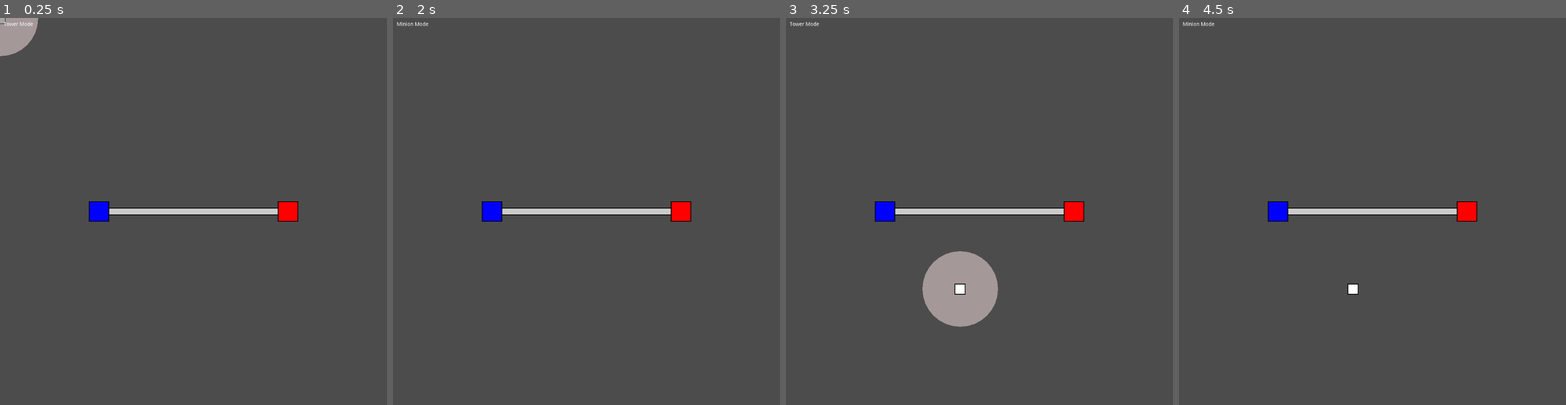
Above: before the commit, frames 1-4 (left to right).
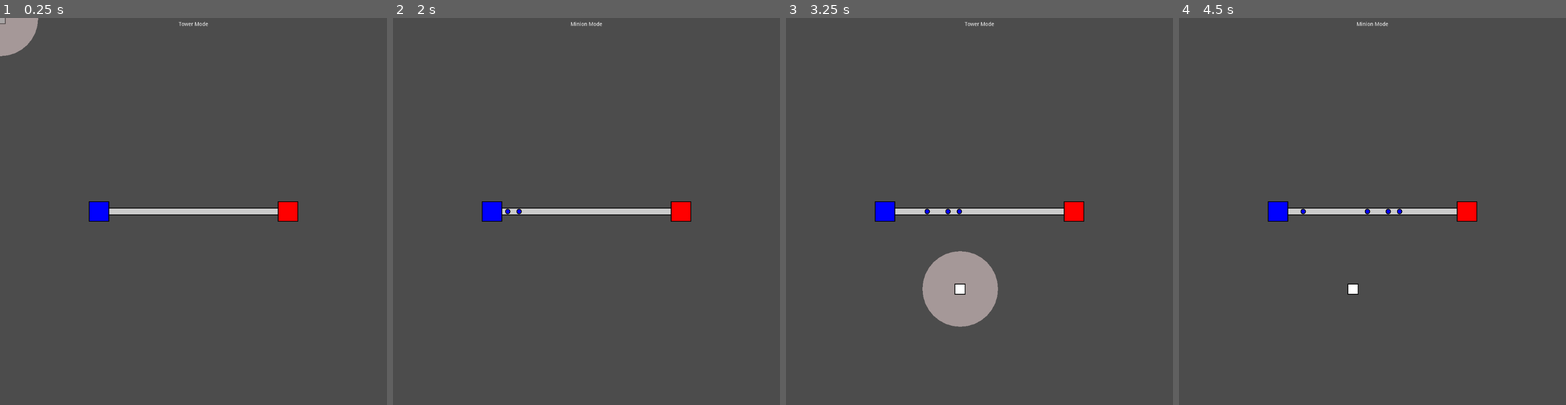
Above: after the commit, the same moments.

Repository: filiperferreira/TowerDeOffense
Game: Godot game, scene res://Game.tscn
Two runs of this game, one before a commit and one after it. Both use one fixed random seed, a clock stepped at 60 frames per second and the inputs below.
Inputs (mouse positions are in pixels of both pictures, inside the frame that each line leads up to):
- Up to frame 1 (0.25 s): no input
- Up to frame 2 (2 s): tap Enter at 0.5 s; move the mouse to (671, 192) at 0.52 s; tap W (W) at 0.6 s; click (671, 192) at 0.8 s; tap Space (space, bound only after the commit) at 1.25, 1.55 s; move the mouse to (509, 230) at 1.27 s; click (509, 230) at 1.35 s
- Up to frame 3 (3.25 s): move the mouse to (1018, 126) at 2.02 s; tap Space (space, bound only after the commit) at 2.1 s; tap W (W) at 2.3 s; move the mouse to (960, 288) at 2.77 s; tap Q (Q) at 2.85 s; click (960, 288) at 3.05 s
- Up to frame 4 (4.5 s): move the mouse to (1488, 269) at 3.52 s; tap W (W) at 3.6 s; tap Space (space, bound only after the commit) at 3.8 s; move the mouse to (1256, 153) at 4.27 s; click (1256, 153) at 4.35 s

The runs differ from the first frame. In frame 1, less than 0.1% of the frame differs, in the area x 1-54%, y 1-3%; in frame 2, 0.1%; in frame 3, 0.1%; in frame 4, 0.2%, in the area x 1-58%, y 1-51%.

Commit message:
Player can now summon minions

Diff:
--- a/Castle.gd
+++ /dev/null
@@ -1,17 +0,0 @@
-extends Node2D
-
-const CASTLE_SIZE = Vector2(70,70)
-const CASTLE_POS = CASTLE_SIZE/2 - CASTLE_SIZE
-const CASTLE_COLOR = Color(1,1,1)
-const CASTLE_OUTLINE_SIZE = Vector2(74,74)
-const CASTLE_OUTLINE_POS = CASTLE_OUTLINE_SIZE/2 - CASTLE_OUTLINE_SIZE
-const CASTLE_OUTLINE_COLOR = Color(0,0,0)
-
-func _draw():
-	draw_rect(Rect2(CASTLE_OUTLINE_POS, CASTLE_OUTLINE_SIZE), CASTLE_OUTLINE_COLOR)
-	draw_rect(Rect2(CASTLE_POS, CASTLE_SIZE), CASTLE_COLOR)
-
-func _on_Area_area_entered(area):
-	if area.identify() == "enemy":
-		var enemy = area.get_parent()
-		enemy.kill()
--- a/Castle.tscn
+++ /dev/null
@@ -1,18 +0,0 @@
-[gd_scene load_steps=4 format=2]
-
-[ext_resource path="res://Castle.gd" type="Script" id=1]
-[ext_resource path="res://Area.tscn" type="PackedScene" id=2]
-
-[sub_resource type="RectangleShape2D" id=1]
-extents = Vector2( 37, 37 )
-
-[node name="Castle" type="Node2D"]
-script = ExtResource( 1 )
-
-[node name="Area" parent="." instance=ExtResource( 2 )]
-identity = "castle"
-
-[node name="CollisionShape2D" type="CollisionShape2D" parent="Area"]
-shape = SubResource( 1 )
-
-[connection signal="area_entered" from="Area" to="." method="_on_Area_area_entered"]
--- a/Game.gd
+++ b/Game.gd
@@ -20,11 +20,13 @@
 		mode_label_update("Tower Mode")
 		tower_visual.set_visible(true)
 	elif Input.is_action_just_pressed("W"):
-		state = "minions"
+		state = "minion"
 		mode_label_update("Minion Mode")
 		tower_visual.set_visible(false)
 	elif state == "tower" and Input.is_action_just_pressed("click"):
 		level.buy_tower(tower_visual)
+	elif state == "minion" and Input.is_action_just_pressed("space"):
+		level.spawn_minion()
 
 	if tower_visual != null:
 		tower_visual.set_position(get_global_mouse_position())
--- a/Game.tscn
+++ b/Game.tscn
@@ -21,8 +21,8 @@
 [node name="ManagementMode" type="Label" parent="CanvasLayer/MarginContainer"]
 margin_left = 10.0
 margin_top = 10.0
-margin_right = 88.0
+margin_right = 1014.0
 margin_bottom = 24.0
-size_flags_horizontal = 0
 size_flags_vertical = 0
 text = "Tower Mode"
+align = 1
--- a/Level.gd
+++ b/Level.gd
@@ -5,11 +5,11 @@
 const ROAD_OUTLINE_COLOR = Color(0,0,0)
 const ROAD_OUTLINE_WIDTH = 20.0
 
+const MINION = preload("res://Minion.tscn")
+
 onready var enemy_spawner = $EnemySpawner
 onready var player_spawner = $PlayerSpawner
-onready var enemies = $Enemies
 onready var path_points = $PathPoints
-onready var towers = $Towers
 onready var path_area = $PathArea
 
 onready var path = []
@@ -24,9 +24,7 @@
 
 func buy_tower(tower):
 	if tower.can_be_placed():
-		var placed_tower = tower.duplicate()
-		placed_tower.place()
-		towers.add_child(placed_tower)
+		player_spawner.add_tower(tower)
 
 func calculate_road_collider(point_1, point_2):
 	var x_distance = point_1.x - point_2.x
@@ -53,15 +51,10 @@
 		var path_collider = calculate_road_collider(path[i], path[i+1])
 		path_area.add_child(path_collider)
 
-func spawn_enemy(enemy):
-	enemy.set_target_position(path[1])
-	enemy.connect("died", self, "kill")
-	enemy.connect("target_reached", self, "update_target")
-	enemies.add_child(enemy)
-
-func kill(enemy):
-	enemies.remove_child(enemy)
-	enemy.call_deferred("queue_free")
+func spawn_minion():
+	var minion = MINION.instance()
+	minion.set_target_position(path[1])
+	player_spawner.spawn_minion(minion)
 
 func update_target(enemy):
 	enemy.set_target_position(path[enemy.get_targets_reached() + 1])
--- a/Level.tscn
+++ b/Level.tscn
@@ -18,11 +18,7 @@
 position = Vector2( -250, 0 )
 identity = "player_spawner"
 
-[node name="Enemies" type="Node" parent="."]
-
 [node name="PathPoints" type="Node" parent="."]
-
-[node name="Towers" type="Node" parent="."]
 
 [node name="PathArea" parent="." instance=ExtResource( 4 )]
 identity = "path"
--- a/Enemy.gd
+++ b/Minion.gd
@@ -1,10 +1,16 @@
 extends Node2D
 
-const ENEMY_POSITION = Vector2(0,0)
-const ENEMY_SIZE = 5.0
-const ENEMY_COLOR = Color(1,0,0)
-const ENEMY_OUTLINE_SIZE = 7.0
-const ENEMY_OUTLINE_COLOR = Color(0,0,0)
+const MINION_POSITION = Vector2(0,0)
+const MINION_SIZE = 5.0
+const MINON_PLAYER_COLOR = Color(0,0,1)
+const MINON_ENEMY_COLOR = Color(1,0,0)
+const MINON_OUTLINE_SIZE = 7.0
+const MINION_OUTLINE_COLOR = Color(0,0,0)
+
+var minion_owner = "unknown"
+func set_minion_owner(value):
+	minion_owner = value
+	update()
 
 onready var health_bar = $HealthBar
 func setup_health_bar():
@@ -16,7 +22,7 @@
 	if !health_bar.is_visible():
 		health_bar.set_visible(true)
 
-var speed = 20.0
+var speed = 100.0
 var target_position
 func set_target_position(new_target_position):
 	target_position = new_target_position
@@ -48,8 +54,11 @@
 		kill()
 
 func _draw():
-	draw_circle(ENEMY_POSITION, ENEMY_OUTLINE_SIZE, ENEMY_OUTLINE_COLOR)
-	draw_circle(ENEMY_POSITION, ENEMY_SIZE, ENEMY_COLOR)
+	draw_circle(MINION_POSITION, MINON_OUTLINE_SIZE, MINION_OUTLINE_COLOR)
+	if minion_owner == "player":
+		draw_circle(MINION_POSITION, MINION_SIZE, MINON_PLAYER_COLOR)
+	else:
+		draw_circle(MINION_POSITION, MINION_SIZE, MINON_ENEMY_COLOR)
 
 signal target_reached
 func _process(delta):
@@ -58,8 +67,11 @@
 		targets_reached += 1
 		emit_signal("target_reached", self)
 
-signal died
 func kill():
 	for bullet in targeted_by_list:
 		bullet.queue_free()
-	emit_signal("died", self)
+	queue_free()
+
+func _on_Area_area_entered(area):
+	if area.identify() == "enemy_spawner":
+		kill()
--- a/Enemy.tscn
+++ b/Minion.tscn
@@ -1,7 +1,7 @@
 [gd_scene load_steps=6 format=2]
 
-[ext_resource path="res://Enemy.gd" type="Script" id=1]
-[ext_resource path="res://Area.tscn" type="PackedScene" id=2]
+[ext_resource path="res://Area.tscn" type="PackedScene" id=1]
+[ext_resource path="res://Minion.gd" type="Script" id=2]
 
 [sub_resource type="CircleShape2D" id=1]
 radius = 7.0
@@ -13,10 +13,10 @@
 bg_color = Color( 0, 0, 0, 0.470588 )
 
 [node name="Enemy" type="Node2D"]
-script = ExtResource( 1 )
+script = ExtResource( 2 )
 
-[node name="Area" parent="." instance=ExtResource( 2 )]
-identity = "enemy"
+[node name="Area" parent="." instance=ExtResource( 1 )]
+identity = "minion"
 
 [node name="CollisionShape2D" type="CollisionShape2D" parent="Area"]
 shape = SubResource( 1 )
@@ -31,3 +31,5 @@
 custom_styles/bg = SubResource( 3 )
 value = 50.0
 percent_visible = false
+
+[connection signal="area_entered" from="Area" to="." method="_on_Area_area_entered"]
--- a/Spawner.gd
+++ b/Spawner.gd
@@ -8,9 +8,9 @@
 const SPAWNER_OUTLINE_POS = SPAWNER_OUTLINE_SIZE/2 - SPAWNER_OUTLINE_SIZE
 const SPAWNER_OUTLINE_COLOR = Color(0,0,0)
 
-const ENEMY = preload("res://Enemy.tscn")
-
 onready var area = $Area
+onready var towers = $Towers
+onready var minions = $Minions
 
 export var identity = "unknown"
 
@@ -24,11 +24,16 @@
 	else:
 		draw_rect(Rect2(SPAWNER_POS, SPAWNER_SIZE), SPAWNER_ENEMY_COLOR)
 
-signal enemy_spawn
-func spawn_enemy():
-	var enemy = ENEMY.instance()
-	enemy.position = get_global_position()
-	emit_signal("enemy_spawn", enemy)
+func spawn_minion(minion):
+	minion.connect("target_reached", self, "update_target")
+	minion.set_position(get_global_position())
+	if identity == "player_spawner":
+		minion.set_minion_owner("player")
+	else:
+		minion.set_minion_owner("enemy")
+	minions.add_child(minion)
 
-func _on_SpawnTimer_timeout():
-	spawn_enemy()
+func add_tower(tower):
+	var placed_tower = tower.duplicate()
+	placed_tower.place()
+	towers.add_child(placed_tower)
--- a/Spawner.tscn
+++ b/Spawner.tscn
@@ -9,12 +9,12 @@
 [node name="Spawner" type="Node2D"]
 script = ExtResource( 1 )
 
-[node name="SpawnTimer" type="Timer" parent="."]
+[node name="Towers" type="Node" parent="."]
+
+[node name="Minions" type="Node" parent="."]
 
 [node name="Area" parent="." instance=ExtResource( 2 )]
 identity = "spawner"
 
 [node name="CollisionShape2D" type="CollisionShape2D" parent="Area"]
 shape = SubResource( 1 )
-
-[connection signal="timeout" from="SpawnTimer" to="." method="_on_SpawnTimer_timeout"]
--- a/project.godot
+++ b/project.godot
@@ -35,6 +35,11 @@
 "events": [ Object(InputEventKey,"resource_local_to_scene":false,"resource_name":"","device":0,"alt":false,"shift":false,"control":false,"meta":false,"command":false,"pressed":false,"scancode":0,"physical_scancode":87,"unicode":0,"echo":false,"script":null)
  ]
 }
+space={
+"deadzone": 0.5,
+"events": [ Object(InputEventKey,"resource_local_to_scene":false,"resource_name":"","device":0,"alt":false,"shift":false,"control":false,"meta":false,"command":false,"pressed":false,"scancode":0,"physical_scancode":32,"unicode":0,"echo":false,"script":null)
+ ]
+}
 
 [physics]
 
